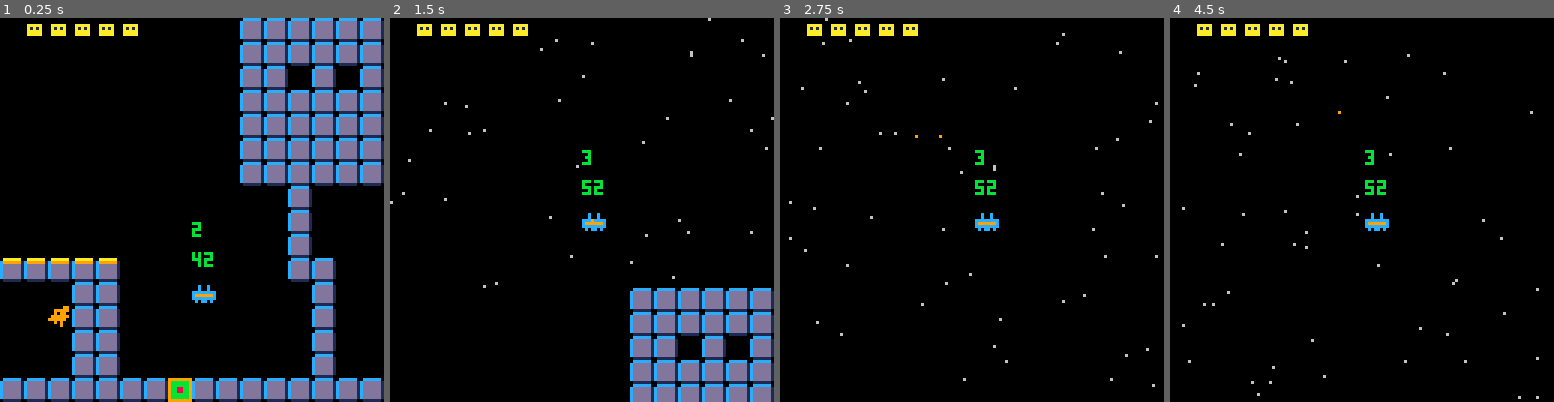
Above: before the commit, frames 1-4 (left to right).
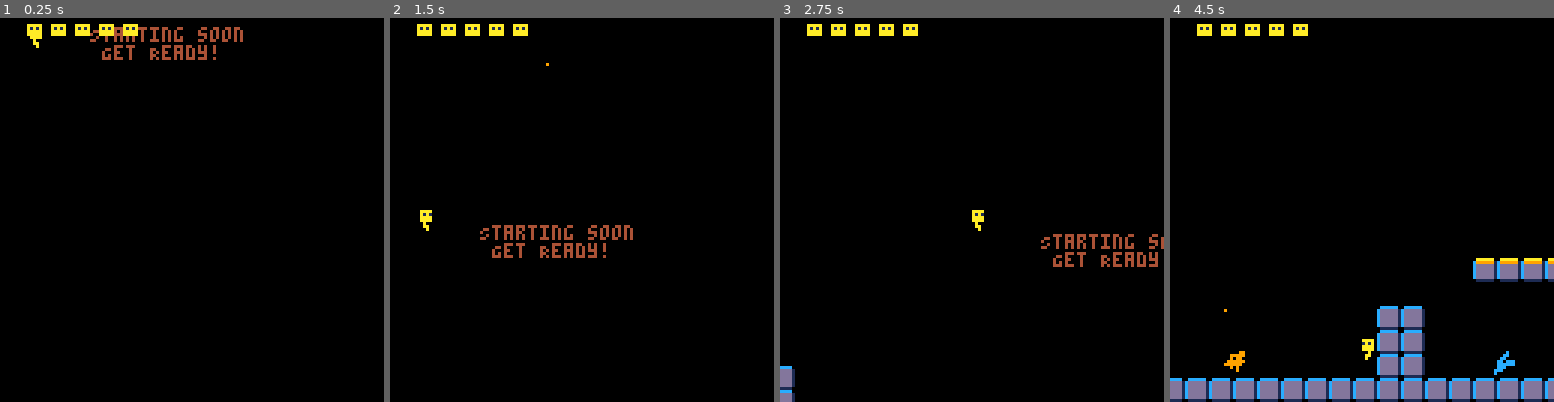
Above: after the commit, the same moments.

Repository: pratik2709/anotherPlatformer
Game: PICO-8 cartridge game.p8
Two runs of this game, one before a commit and one after it. Both use one fixed random seed, a clock stepped at 60 frames per second and the inputs below.
Inputs:
- Up to frame 1 (0.25 s): no input
- Up to frame 2 (1.5 s): tap X (X key) at 0.33, 1.07 s; tap O (Z key) at 0.7 s
- Up to frame 3 (2.75 s): hold Right 1.6-2.1 s; tap O (Z key) at 1.7, 2.1, 2.5 s; tap X (X key) at 1.85 s; hold Up 2.15-2.42 s; hold Right from 2.47 s (still down)
- Up to frame 4 (4.5 s): tap O (Z key) every 0.4 s from 2.9 to 4.1 s; tap X (X key) at 2.97, 4.08 s; release Right at 3.03 s; hold Left 3.08-3.58 s; hold Down 3.63-3.97 s; hold Right from 4.02 s (still down)

The runs differ from the first frame. In frame 1, 30% of the frame differs, in the area x 0-100%, y 0-100%; in frame 2, 12%; in frame 3, 2.1%; in frame 4, 10%.

Commit message:
refactoring

Diff:
--- a/game.p8
+++ b/game.p8
@@ -4,7 +4,7 @@
 globals = {
  gravity = 0.2,
  dt = 0.5,
- level=2,
+ level=1,
  enemies=0,
 }
 player = {}
@@ -12,6 +12,7 @@
 baddies = {}
 player_bullets={}
 cam = {}
+boss ={}
 
 
  -- **************player.p8****************
@@ -463,6 +464,7 @@
   mycam = cam:new(mapwidth, mapheight)
   player1 = player:new(10,0)
   initialize_shooter()
+  boss1 = boss:new(0, 0)
 end
 
 
@@ -577,6 +579,9 @@
     circ(explosion.x,explosion.y,explosion.t/2,8+explosion.t%3)
   end
 
+  if globals.level == 3 then
+    boss1:draw()
+  end
 end
 
 function update_stars()
@@ -643,52 +648,26 @@
   if ship.y > (40*8 - 40) then
      ship.y -= transitionspeed
    end
-   mycam:followplayer(ship.x, ship.y)
-
-  local number_of_enemies = tablelength(enemies)
-  if number_of_enemies <= 0 and globals.enemies <= 50 then
-    respawn()
-  end
+
+   if globals.level == 3 then
+     mycam:followplayer(ship.x, ship.y-60)
+     boss1.x = ship.x
+     boss1.y = ship.y - 100
+   else
+     mycam:followplayer(ship.x, ship.y)
+   end
+
+   updateRespawnEnemyStatus()
 
   if globals.enemies > 50 then
     globals.level=3
   end
 
-  for enemy in all(enemies) do
-    -- go down
-    enemy.my += 1.3
-    enemy.x = enemy.r*sin(enemy.d*t/50) + enemy.mx
-    enemy.y = enemy.r*cos(t/50) + enemy.my
-    if shooter_collision(ship, enemy) and not ship.imm then
-      ship.imm = true
-      player_lives -= 1
-    end
-
-    if enemy.y > 320 then
-      del(enemies,enemy)
-    end
-  end
-
-  for bullet in all(bullets) do
-    bullet.x += bullet.dx
-    bullet.y += bullet.dy
-    if bullet.y < (320-128) or bullet.y > 320 then
-      del(bullets,b)
-    end
-    for enemy in all(enemies) do
-      if shooter_collision(bullet, enemy) then
-        del(enemies, enemy)
-        -- ship.p += 1
-        explode(enemy.x, enemy.y)
-      end
-    end
-  end
-
-  if btn(0) then ship.x-=1 end
-  if btn(1) then ship.x+=1 end
-  if btn(2) then ship.y-=1 end
-  if btn(3) then ship.y+=1 end
-  if btnp(5) then fire() end
+
+  updateShooterEnemies()
+  updateBulletForShooterEnemies()
+  updateShipButtonState()
+
 end
 
 function explode(x,y)
@@ -707,10 +686,77 @@
   add(bullets,bullet)
 end
 
+function updateShooterEnemies ()
+  for enemy in all(enemies) do
+    -- go down
+    enemy.my += 1.3
+    enemy.x = enemy.r*sin(enemy.d*t/50) + enemy.mx
+    enemy.y = enemy.r*cos(t/50) + enemy.my
+    if shooter_collision(ship, enemy) and not ship.imm then
+      ship.imm = true
+      player_lives -= 1
+    end
+
+    if enemy.y > 320 then
+      del(enemies,enemy)
+    end
+  end
+end
+
+function updateBulletForShooterEnemies()
+  for bullet in all(bullets) do
+    bullet.x += bullet.dx
+    bullet.y += bullet.dy
+    if bullet.y < (320-128) or bullet.y > 320 then
+      del(bullets,b)
+    end
+    for enemy in all(enemies) do
+      if shooter_collision(bullet, enemy) then
+        del(enemies, enemy)
+        -- ship.p += 1
+        explode(enemy.x, enemy.y)
+      end
+    end
+  end
+end
+
+function updateShipButtonState()
+  if btn(0) then ship.x-=1 end
+  if btn(1)
+    then
+      ship.x+=1
+  end
+  if btn(2)
+   then
+     ship.y-=1
+   end
+  if btn(3) and globals.level != 3
+   then
+     ship.y+=1
+   end
+  if btnp(5) then fire() end
+end
+
+function updateRespawnEnemyStatus ()
+  local number_of_enemies = tablelength(enemies)
+  if number_of_enemies <= 0 and globals.enemies <= 50 then
+    respawn()
+  end
+end
+
 function tablelength(t)
   local count = 0
   for _ in pairs(t) do count = count + 1 end
   return count
+end
+
+
+ -- **************bossBattle.p8****************
+
+__lua__
+
+function battleDraw (args)
+  update_stars()
 end
 
 
@@ -840,6 +886,51 @@
  -- **************boss.p8****************
 
 --__lua__
+-- create a baddie
+function boss:new(x,y)
+	local o={}
+	setmetatable(o, self)
+	self.__index = self
+	o.x=x
+	o.y=y
+  o.w=8
+  o.h=8
+	o.sx = 64
+	o.sy = 0
+	o.start_frame = 64
+	o.number_of_frames = 2
+	o.dx=0
+	o.dy=0
+  o.hurtimer = 0
+	o.isfaceright=false
+	o.bounce=true --do we turn around at a wall?
+	o.bad=true
+  o.box={x1=0,y1=0,x2=7,y2=7}
+	return o
+
+end
+
+function boss:draw()
+  sspr(self.sx,
+       self.sy,
+       self.w,self.h,
+       self.x,
+       self.y,
+       self.w*10,self.h*10,
+       false)
+end
+
+function boss:move()
+	self.startx=self.x
+	if self.isfaceright then
+		self.dx=1
+	else
+		self.dx=-1
+	end
+end
+
+function boss:update()
+end
 
 
  -- **************collision.p8****************
@@ -912,13 +1003,13 @@
 
 __gfx__
 000000000cccccc000000000999999990000000000000000000000000aaaaaa00000000000000000000000000000000000000000000000000000000000000000
-00000000cdddddd1000000009bbbbbb900c00c000000000000000000c99999910000000000000000000000000000000000000000000000000000000000000000
-0aaaaa00cdddddd1000000009bbbbbb900c00c0000bbbb0000000000cdddddd10000000000000000000000000000000000000000000000000000000000000000
-0a1a1a00cdddddd1000000009bb88bb9cccccccc00b8cb0000090000cdddddd10000000000000000000000000000000000000000000000000000000000000000
-0aaaaa00cdddddd1000000009bb88bb9c999999c00bc8b0000000000cdddddd10000000000000000000000000000000000000000000000000000000000000000
-0aaaaa00cdddddd1000000009bbbbbb9cccccccc00bbbb0000000000cdddddd10000000000000000000000000000000000000000000000000000000000000000
-00000000cdddddd1000000009bbbbbb90c0cc0c00000000000000000cdddddd10000000000000000000000000000000000000000000000000000000000000000
-00000000011111100000000099999999000000000000000000000000011111100000000000000000000000000000000000000000000000000000000000000000
+00000000cdddddd1000000009bbbbbb900c00c000000000000000000c99999910888800000000000000000000000000000000000000000000000000000000000
+0aaaaa00cdddddd1000000009bbbbbb900c00c0000bbbb0000000000cdddddd10888880000000000000000000000000000000000000000000000000000000000
+0a1a1a00cdddddd1000000009bb88bb9cccccccc00b8cb0000090000cdddddd10888888000000000000000000000000000000000000000000000000000000000
+0aaaaa00cdddddd1000000009bb88bb9c999999c00bc8b0000000000cdddddd10888880000000000000000000000000000000000000000000000000000000000
+0aaaaa00cdddddd1000000009bbbbbb9cccccccc00bbbb0000000000cdddddd10888880000000000000000000000000000000000000000000000000000000000
+00000000cdddddd1000000009bbbbbb90c0cc0c00000000000000000cdddddd10088880000000000000000000000000000000000000000000000000000000000
+00000000011111100000000099999999000000000000000000000000011111100008800000000000000000000000000000000000000000000000000000000000
 000009900000c0000000000000000000000000000000000000000000000000000000000000000000000000000000000000000000000000000000000000000000
 00999990000cc0000000000000000000000000000000000000000000000000000000000000000000000000000000000000000000000000000000000000000000
 0090990000cc00000000000000000000000000000000000000000000000000000000000000000000000000000000000000000000000000000000000000000000
--- /dev/null
+++ b/src/boss.p8
@@ -0,0 +1,46 @@
+--__lua__
+-- create a baddie
+function boss:new(x,y)
+	local o={}
+	setmetatable(o, self)
+	self.__index = self
+	o.x=x
+	o.y=y
+  o.w=8
+  o.h=8
+	o.sx = 64
+	o.sy = 0
+	o.start_frame = 64
+	o.number_of_frames = 2
+	o.dx=0
+	o.dy=0
+  o.hurtimer = 0
+	o.isfaceright=false
+	o.bounce=true --do we turn around at a wall?
+	o.bad=true
+  o.box={x1=0,y1=0,x2=7,y2=7}
+	return o
+
+end
+
+function boss:draw()
+  sspr(self.sx,
+       self.sy,
+       self.w,self.h,
+       self.x,
+       self.y,
+       self.w*10,self.h*10,
+       false)
+end
+
+function boss:move()
+	self.startx=self.x
+	if self.isfaceright then
+		self.dx=1
+	else
+		self.dx=-1
+	end
+end
+
+function boss:update()
+end
--- /dev/null
+++ b/src/bossBattle.p8
@@ -0,0 +1,5 @@
+__lua__
+
+function battleDraw (args)
+  update_stars()
+end
--- a/src/gfx.p8
+++ b/src/gfx.p8
@@ -1,12 +1,12 @@
 __gfx__
 000000000cccccc000000000999999990000000000000000000000000aaaaaa00000000000000000000000000000000000000000000000000000000000000000
-00000000cdddddd1000000009bbbbbb900c00c000000000000000000c99999910000000000000000000000000000000000000000000000000000000000000000
-0aaaaa00cdddddd1000000009bbbbbb900c00c0000bbbb0000000000cdddddd10000000000000000000000000000000000000000000000000000000000000000
-0a1a1a00cdddddd1000000009bb88bb9cccccccc00b8cb0000090000cdddddd10000000000000000000000000000000000000000000000000000000000000000
-0aaaaa00cdddddd1000000009bb88bb9c999999c00bc8b0000000000cdddddd10000000000000000000000000000000000000000000000000000000000000000
-0aaaaa00cdddddd1000000009bbbbbb9cccccccc00bbbb0000000000cdddddd10000000000000000000000000000000000000000000000000000000000000000
-00000000cdddddd1000000009bbbbbb90c0cc0c00000000000000000cdddddd10000000000000000000000000000000000000000000000000000000000000000
-00000000011111100000000099999999000000000000000000000000011111100000000000000000000000000000000000000000000000000000000000000000
+00000000cdddddd1000000009bbbbbb900c00c000000000000000000c99999910888800000000000000000000000000000000000000000000000000000000000
+0aaaaa00cdddddd1000000009bbbbbb900c00c0000bbbb0000000000cdddddd10888880000000000000000000000000000000000000000000000000000000000
+0a1a1a00cdddddd1000000009bb88bb9cccccccc00b8cb0000090000cdddddd10888888000000000000000000000000000000000000000000000000000000000
+0aaaaa00cdddddd1000000009bb88bb9c999999c00bc8b0000000000cdddddd10888880000000000000000000000000000000000000000000000000000000000
+0aaaaa00cdddddd1000000009bbbbbb9cccccccc00bbbb0000000000cdddddd10888880000000000000000000000000000000000000000000000000000000000
+00000000cdddddd1000000009bbbbbb90c0cc0c00000000000000000cdddddd10088880000000000000000000000000000000000000000000000000000000000
+00000000011111100000000099999999000000000000000000000000011111100008800000000000000000000000000000000000000000000000000000000000
 000009900000c0000000000000000000000000000000000000000000000000000000000000000000000000000000000000000000000000000000000000000000
 00999990000cc0000000000000000000000000000000000000000000000000000000000000000000000000000000000000000000000000000000000000000000
 0090990000cc00000000000000000000000000000000000000000000000000000000000000000000000000000000000000000000000000000000000000000000
--- a/src/headers.p8
+++ b/src/headers.p8
@@ -4,7 +4,7 @@
 globals = {
  gravity = 0.2,
  dt = 0.5,
- level=2,
+ level=1,
  enemies=0,
 }
 player = {}
@@ -12,3 +12,4 @@
 baddies = {}
 player_bullets={}
 cam = {}
+boss ={}
--- a/src/main.p8
+++ b/src/main.p8
@@ -8,6 +8,7 @@
   mycam = cam:new(mapwidth, mapheight)
   player1 = player:new(10,0)
   initialize_shooter()
+  boss1 = boss:new(0, 0)
 end
 
 
--- a/src/shooter.p8
+++ b/src/shooter.p8
@@ -55,6 +55,9 @@
     circ(explosion.x,explosion.y,explosion.t/2,8+explosion.t%3)
   end
 
+  if globals.level == 3 then
+    boss1:draw()
+  end
 end
 
 function update_stars()
@@ -121,52 +124,26 @@
   if ship.y > (40*8 - 40) then
      ship.y -= transitionspeed
    end
-   mycam:followplayer(ship.x, ship.y)
-
-  local number_of_enemies = tablelength(enemies)
-  if number_of_enemies <= 0 and globals.enemies <= 50 then
-    respawn()
-  end
+
+   if globals.level == 3 then
+     mycam:followplayer(ship.x, ship.y-60)
+     boss1.x = ship.x
+     boss1.y = ship.y - 100
+   else
+     mycam:followplayer(ship.x, ship.y)
+   end
+
+   updateRespawnEnemyStatus()
 
   if globals.enemies > 50 then
     globals.level=3
   end
 
-  for enemy in all(enemies) do
-    -- go down
-    enemy.my += 1.3
-    enemy.x = enemy.r*sin(enemy.d*t/50) + enemy.mx
-    enemy.y = enemy.r*cos(t/50) + enemy.my
-    if shooter_collision(ship, enemy) and not ship.imm then
-      ship.imm = true
-      player_lives -= 1
-    end
-
-    if enemy.y > 320 then
-      del(enemies,enemy)
-    end
-  end
-
-  for bullet in all(bullets) do
-    bullet.x += bullet.dx
-    bullet.y += bullet.dy
-    if bullet.y < (320-128) or bullet.y > 320 then
-      del(bullets,b)
-    end
-    for enemy in all(enemies) do
-      if shooter_collision(bullet, enemy) then
-        del(enemies, enemy)
-        -- ship.p += 1
-        explode(enemy.x, enemy.y)
-      end
-    end
-  end
-
-  if btn(0) then ship.x-=1 end
-  if btn(1) then ship.x+=1 end
-  if btn(2) then ship.y-=1 end
-  if btn(3) then ship.y+=1 end
-  if btnp(5) then fire() end
+
+  updateShooterEnemies()
+  updateBulletForShooterEnemies()
+  updateShipButtonState()
+
 end
 
 function explode(x,y)
@@ -185,6 +162,64 @@
   add(bullets,bullet)
 end
 
+function updateShooterEnemies ()
+  for enemy in all(enemies) do
+    -- go down
+    enemy.my += 1.3
+    enemy.x = enemy.r*sin(enemy.d*t/50) + enemy.mx
+    enemy.y = enemy.r*cos(t/50) + enemy.my
+    if shooter_collision(ship, enemy) and not ship.imm then
+      ship.imm = true
+      player_lives -= 1
+    end
+
+    if enemy.y > 320 then
+      del(enemies,enemy)
+    end
+  end
+end
+
+function updateBulletForShooterEnemies()
+  for bullet in all(bullets) do
+    bullet.x += bullet.dx
+    bullet.y += bullet.dy
+    if bullet.y < (320-128) or bullet.y > 320 then
+      del(bullets,b)
+    end
+    for enemy in all(enemies) do
+      if shooter_collision(bullet, enemy) then
+        del(enemies, enemy)
+        -- ship.p += 1
+        explode(enemy.x, enemy.y)
+      end
+    end
+  end
+end
+
+function updateShipButtonState()
+  if btn(0) then ship.x-=1 end
+  if btn(1)
+    then
+      ship.x+=1
+  end
+  if btn(2)
+   then
+     ship.y-=1
+   end
+  if btn(3) and globals.level != 3
+   then
+     ship.y+=1
+   end
+  if btnp(5) then fire() end
+end
+
+function updateRespawnEnemyStatus ()
+  local number_of_enemies = tablelength(enemies)
+  if number_of_enemies <= 0 and globals.enemies <= 50 then
+    respawn()
+  end
+end
+
 function tablelength(t)
   local count = 0
   for _ in pairs(t) do count = count + 1 end
Not shown, changed: fileStitch.py
